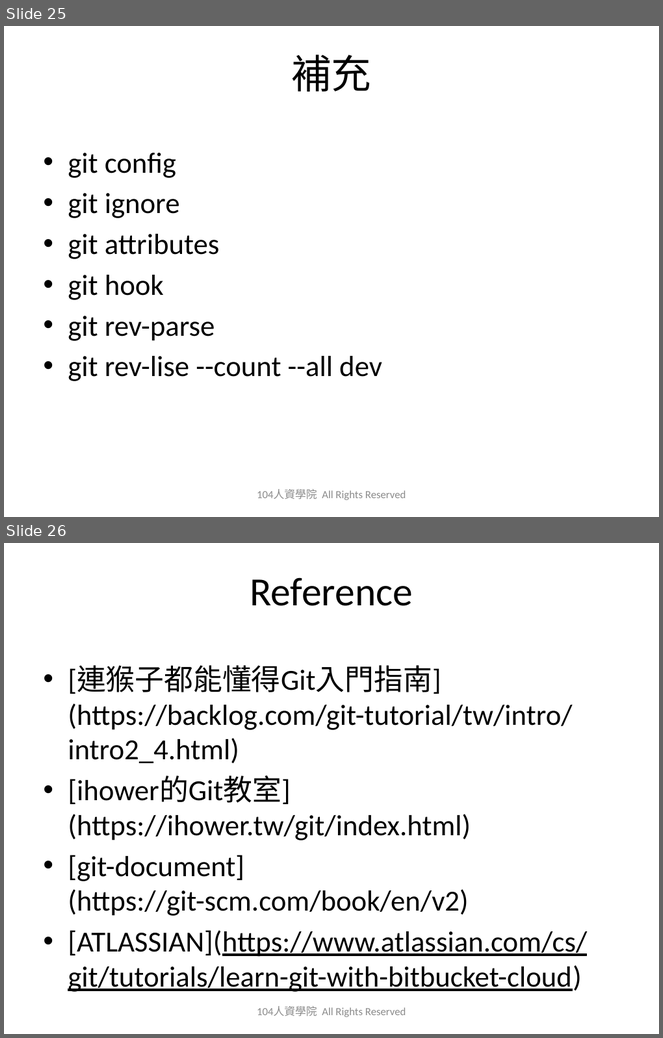
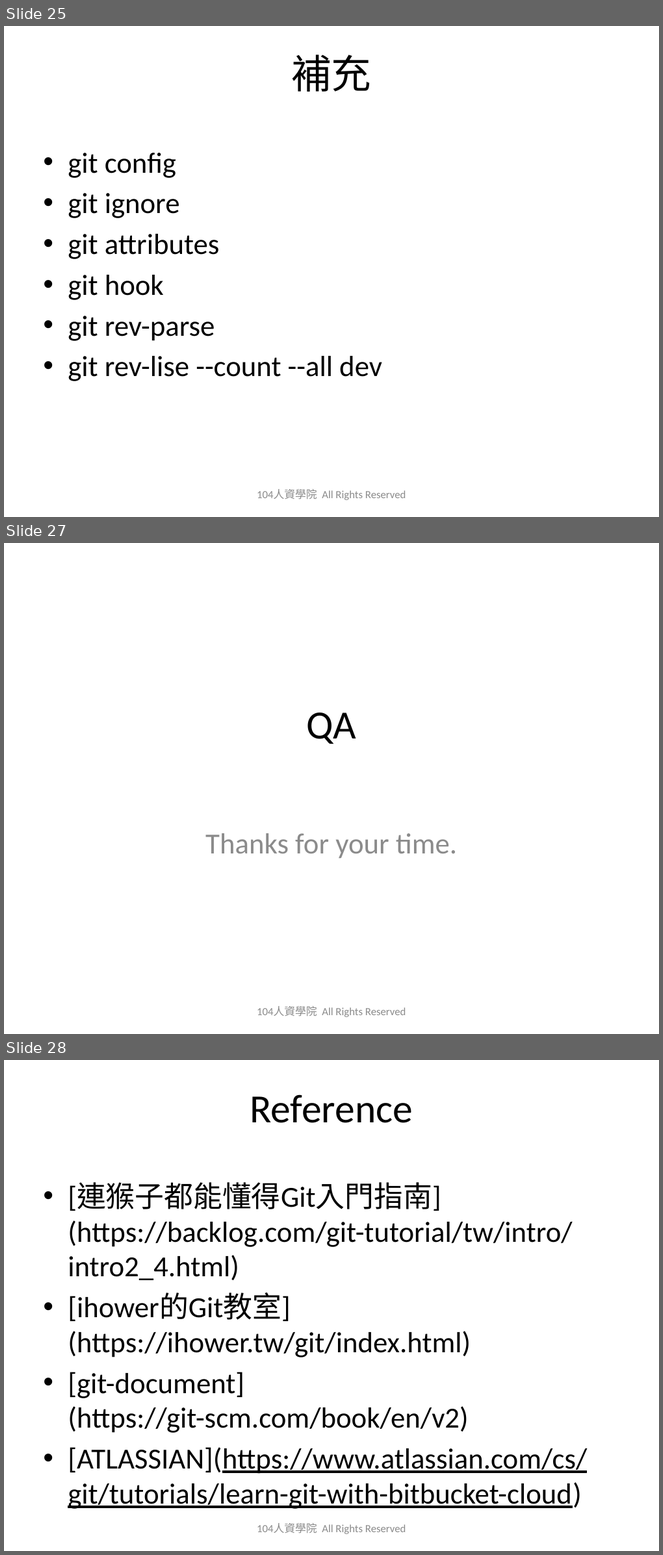
Before and after one commit to austinwang104/playGit, a slide deck: 2019_0627_Git_Share_HA.pptx. Shown one above the other, each under a label of ours: slides 25 and 26 before the commit, slides 25, 27 and 28 after it; the slides between them are not shown. The pictures are 663x1038 and 663x1555 pixels, drawn with LibreOffice and Linux fonts; fonts in the diff are those of the drawing; background and template pictures are left out. Boxes give left, top, right and bottom in pixels: in the first picture for what was removed or moved away, otherwise in the second. Text is boxed around its words. In the diff, an @@ line names an element or a change of style, - is before the commit and + after.

```diff
--- a/2019_0627_Git_Share_HA.pptx
+++ b/2019_0627_Git_Share_HA.pptx
@@ slide 27 added at (4, 543, 659, 1034), background picture (left out) @@
@@ title added at (306, 713, 356, 744), 44 pt, text #000000 @@
+QA
@@ subtitle added at (206, 834, 457, 858), 32 pt, text #8C8C8C @@
+Thanks for your time.
@@ text added at (257, 1007, 406, 1017), 12 pt, text #8C8C8C @@
+104人資學院 All Rights Reserved
@@ what was slide 26 is now slide 28 @@
```
Also in this commit, not shown: 1 other slide added, 1 other file.
